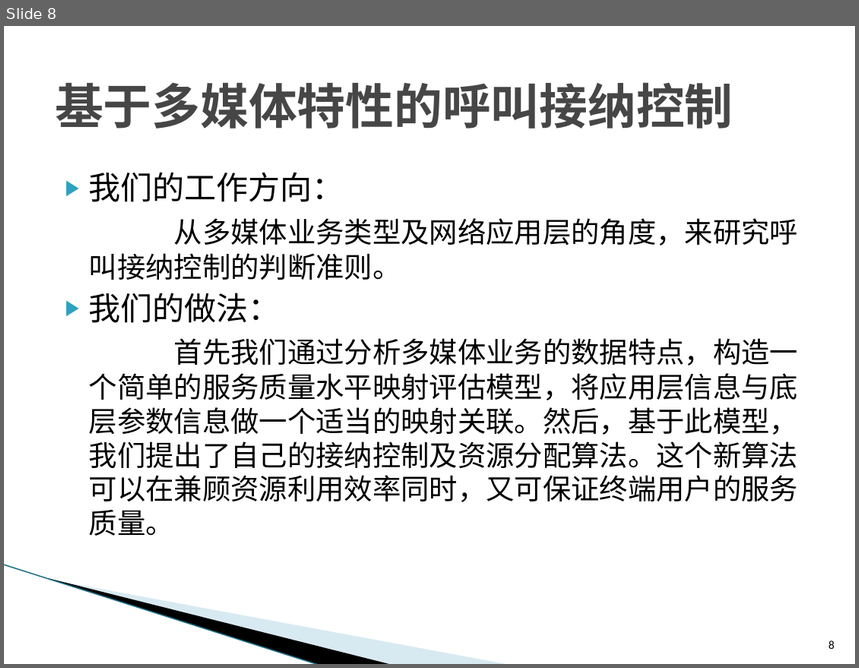
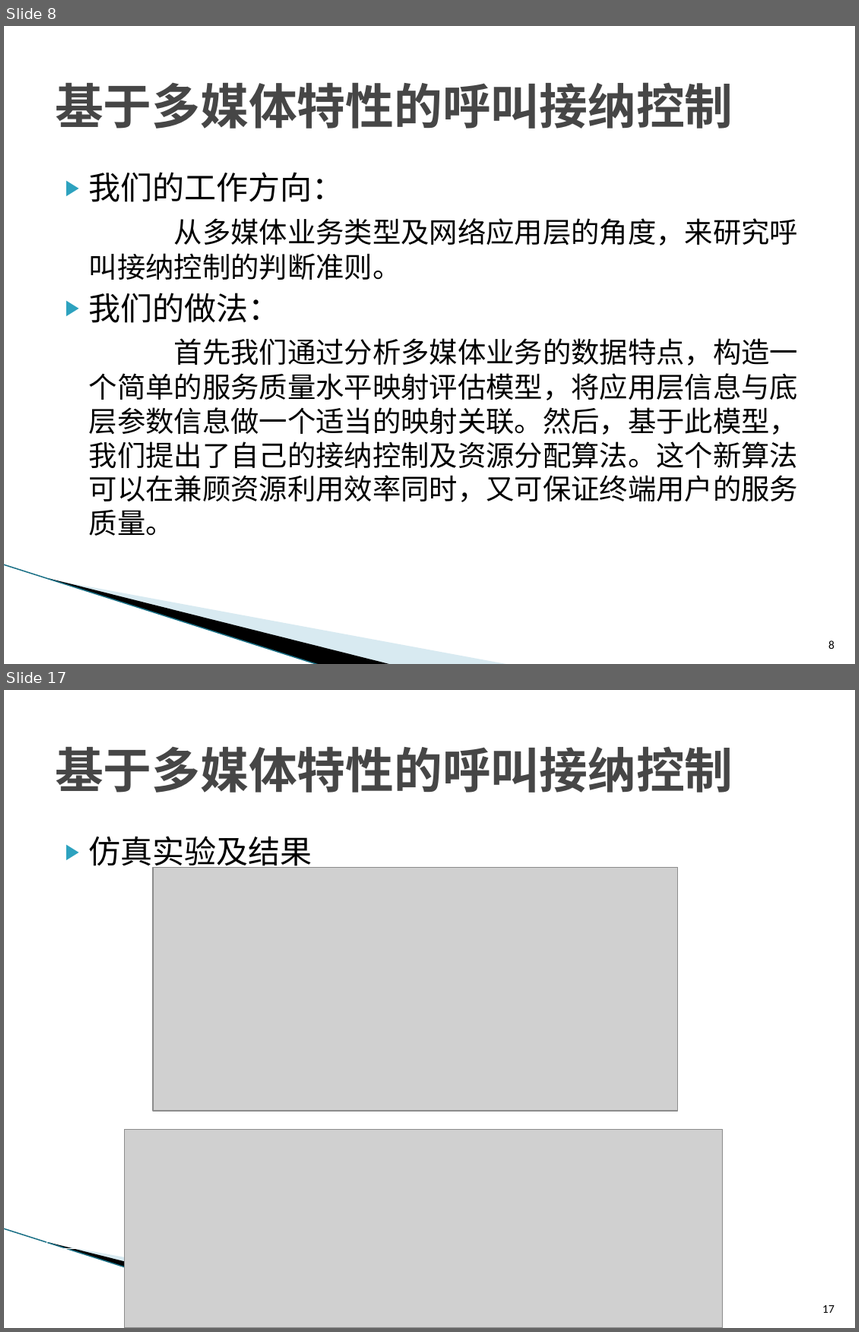
Before and after one commit to ZhiweiYAN/yzw_thesis, a slide deck: defense_phd.pptx. Shown one above the other, each under a label of ours: slide 8 before the commit, slides 8 and 17 after it; the slides between them are not shown. The pictures are 859x668 and 859x1332 pixels, drawn with LibreOffice and Linux fonts; fonts in the diff are those of the drawing; grey boxes stand for pictures; background and template pictures are left out. Boxes give left, top, right and bottom in pixels: in the first picture for what was removed or moved away, otherwise in the second. Text is boxed around its words. In the diff, an @@ line names an element or a change of style, - is before the commit and + after.

```diff
--- a/defense_phd.pptx
+++ b/defense_phd.pptx
@@ slide 17 added at (x1=4, y1=690, x2=855, y2=1328), background #FFFFFF; not listed: 3 template elements that a slide beside it also shows @@
@@ title added at (x1=55, y1=746, x2=734, y2=793), 41 pt, text #464646, bold @@
+基于多媒体特性的呼叫接纳控制
@@ text added at (x1=47, y1=828, x2=813, y2=1249), outline #FFFFFF 0.75 pt, 27 pt, text #000000 @@
+▶ 仿真实验及结果
@@ picture added at (x1=153, y1=867, x2=678, y2=1110) @@
@@ picture added at (x1=125, y1=1130, x2=722, y2=1328) @@
@@ page number added at (x1=823, y1=1306, x2=835, y2=1313), 10 pt, text #000000 @@
+17
```
Also in this commit, not shown: 10 other slides added, 1 slide removed.
